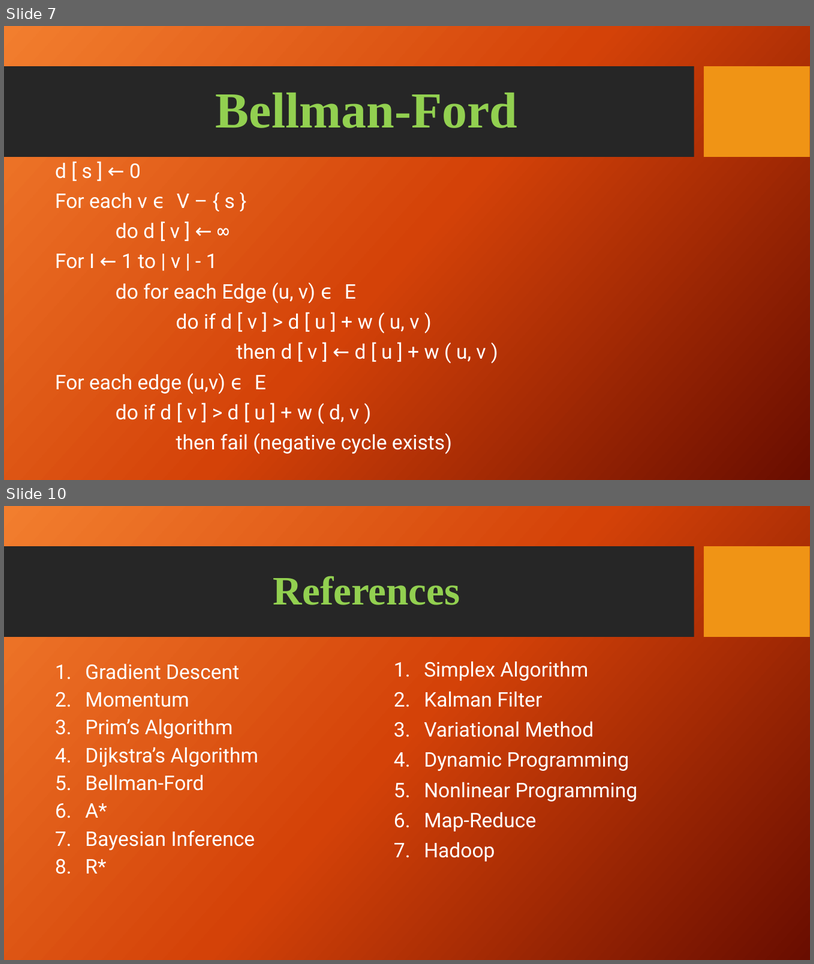
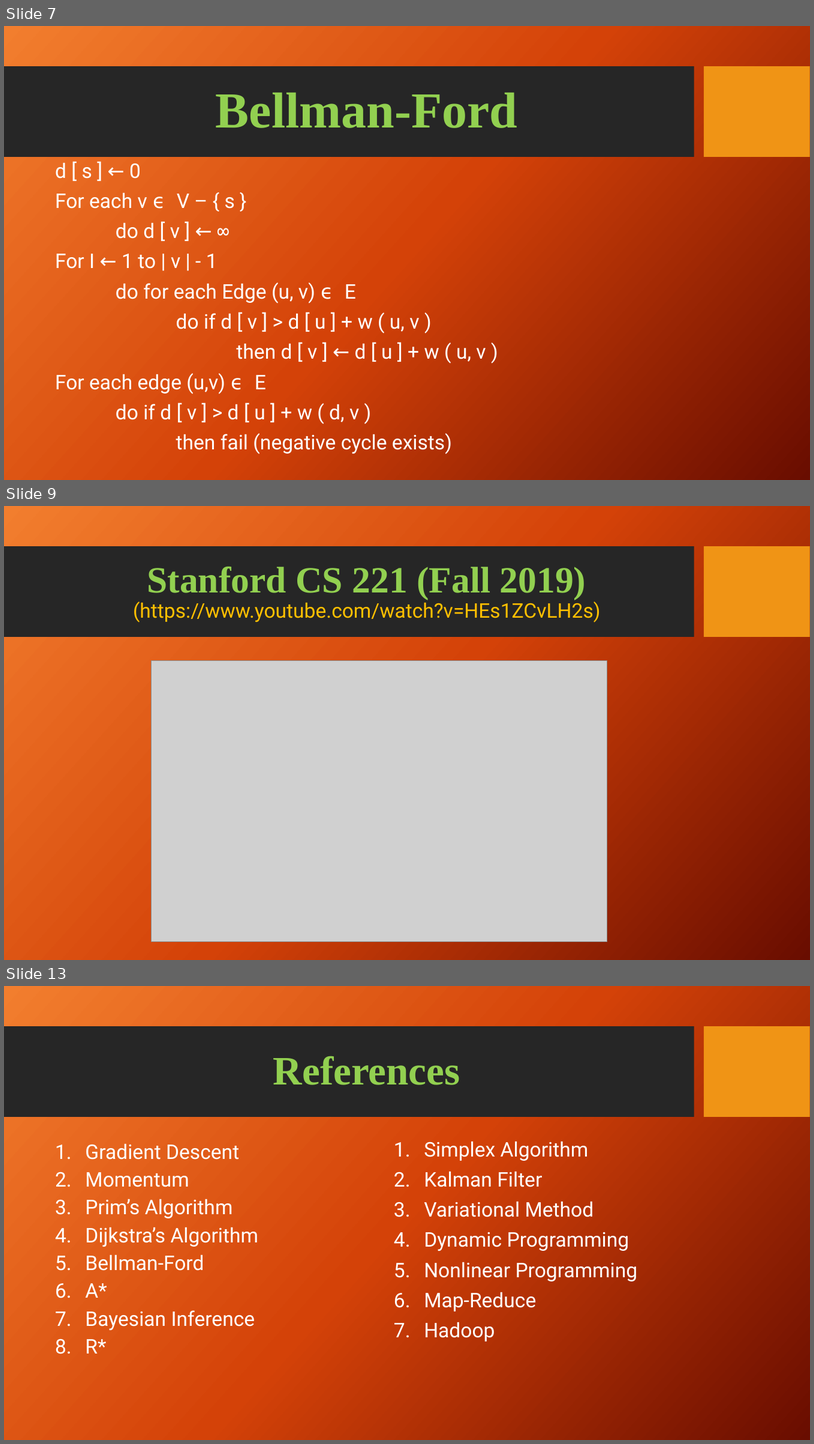
Before and after one commit to jschutkeker/AI_Cheat_Sheet, a slide deck: AI_Cheat_Sheet.pptx. Shown one above the other, each under a label of ours: slides 7 and 10 before the commit, slides 7, 9 and 13 after it; the slides between them are not shown. The pictures are 814x964 and 814x1444 pixels, drawn with LibreOffice and Linux fonts; fonts in the diff are those of the drawing; grey boxes stand for pictures; background and template pictures are left out. Boxes give left, top, right and bottom in pixels: in the first picture for what was removed or moved away, otherwise in the second. Text is boxed around its words. In the diff, an @@ line names an element or a change of style, - is before the commit and + after.

```diff
--- a/AI_Cheat_Sheet.pptx
+++ b/AI_Cheat_Sheet.pptx
@@ slide 9 added at [4,506,810,960], background picture (left out); not listed: 2 template elements that a slide beside it also shows @@
@@ title added at [133,566,601,622], 24 pt, text #FFC000 @@
+Stanford CS 221 (Fall 2019)
+(https://www.youtube.com/watch?v=HEs1ZCvLH2s)
@@ picture added at [152,661,608,942] @@
@@ what was slide 10 is now slide 13 @@
```
Also in this commit, not shown: 3 slides changed, 2 other slides added.
